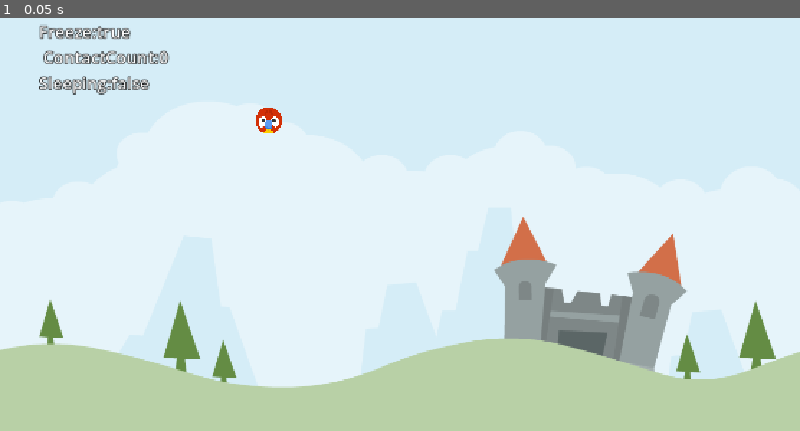
Above: before the commit, frame 1.
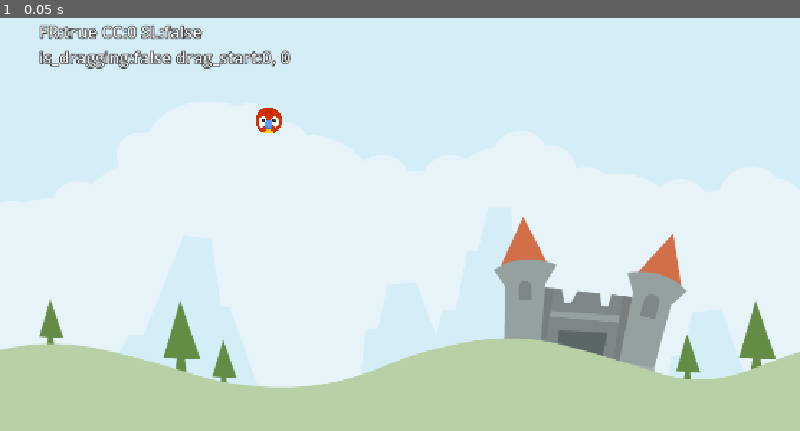
Above: after the commit, the same moment.

Repository: Kiermana/GodotCourseGame2
Game: Godot game, scene res://Scenes/LevelBase/level_base.tscn
Two runs of this game, one before a commit and one after it. Both use one fixed random seed, a clock stepped at 60 frames per second and the inputs below.
Inputs:
- Up to frame 1 (0.05 s): no input

The runs differ from the first frame. In frame 1, 1.6% of the frame differs, in the area x 4-37%, y 1-19%.

Commit message:
Click detection

Diff:
--- a/Scenes/Animal/animal.gd
+++ b/Scenes/Animal/animal.gd
@@ -1,14 +1,30 @@
 class_name Animal
 
 extends RigidBody2D
+
 @onready var label: Label = $Label
+@onready var arrow: Sprite2D = $Arrow
+
+var _start: Vector2 = Vector2.ZERO
+var _drag_start: Vector2 = Vector2.ZERO
+var _is_dragging: bool = false
+
+func _ready() -> void:
+	_start = position
+# Called every frame. 'delta' is the elapsed time since the previous frame.
+func _process(_delta: float) -> void:
+	var debug_str: String = "FR:%s CC:%d SL:%s\n" % [freeze,get_contact_count(),sleeping]
+	debug_str += "is_dragging:%s drag_start:%0.f, %0.f" % [ _is_dragging, _drag_start.x, _drag_start.y]
+	label.text = debug_str
+
+func start_dragging():
+	arrow.show()
+	_is_dragging = true
+	_drag_start = get_global_mouse_position()
 
 
-# Called when the node enters the scene tree for the first time.
-func _ready() -> void:
-	pass # Replace with function body.
 
-
-# Called every frame. 'delta' is the elapsed time since the previous frame.
-func _process(delta: float) -> void:
-	label.text = "Freeze:%s\n ContactCount:%d\nSleeping:%s" % [freeze,get_contact_count(),sleeping]
+func _on_input_event(viewport: Node, event: InputEvent, shape_idx: int) -> void:
+	if event.is_action_pressed("drag"):
+		input_event.disconnect(_on_input_event)
+		start_dragging()
--- a/Scenes/Animal/animal.tscn
+++ b/Scenes/Animal/animal.tscn
@@ -5,6 +5,7 @@
 [ext_resource type="AudioStream" uid="uid://b5f5seu34mi1f" path="res://Assets/audio/stretch2.ogg" id="2_hblmk"]
 [ext_resource type="AudioStream" uid="uid://bx43ahcn8xrer" path="res://Assets/audio/catapult.ogg" id="3_eawv1"]
 [ext_resource type="AudioStream" uid="uid://bmu243wuhmcrh" path="res://Assets/audio/kick_wood.ogg" id="4_dv2k2"]
+[ext_resource type="Texture2D" uid="uid://ld1ucjqkwowc" path="res://Assets/items/arrow.png" id="6_eawv1"]
 
 [sub_resource type="CircleShape2D" id="CircleShape2D_m4oba"]
 radius = 19.026299
@@ -42,3 +43,11 @@
 
 [node name="CollisionShape2D" type="CollisionShape2D" parent="." unique_id=1177110019]
 shape = SubResource("CircleShape2D_m4oba")
+
+[node name="Arrow" type="Sprite2D" parent="." unique_id=838472839]
+visible = false
+scale = Vector2(0.3, 0.3)
+texture = ExtResource("6_eawv1")
+offset = Vector2(150, 0)
+
+[connection signal="input_event" from="." to="." method="_on_input_event"]
